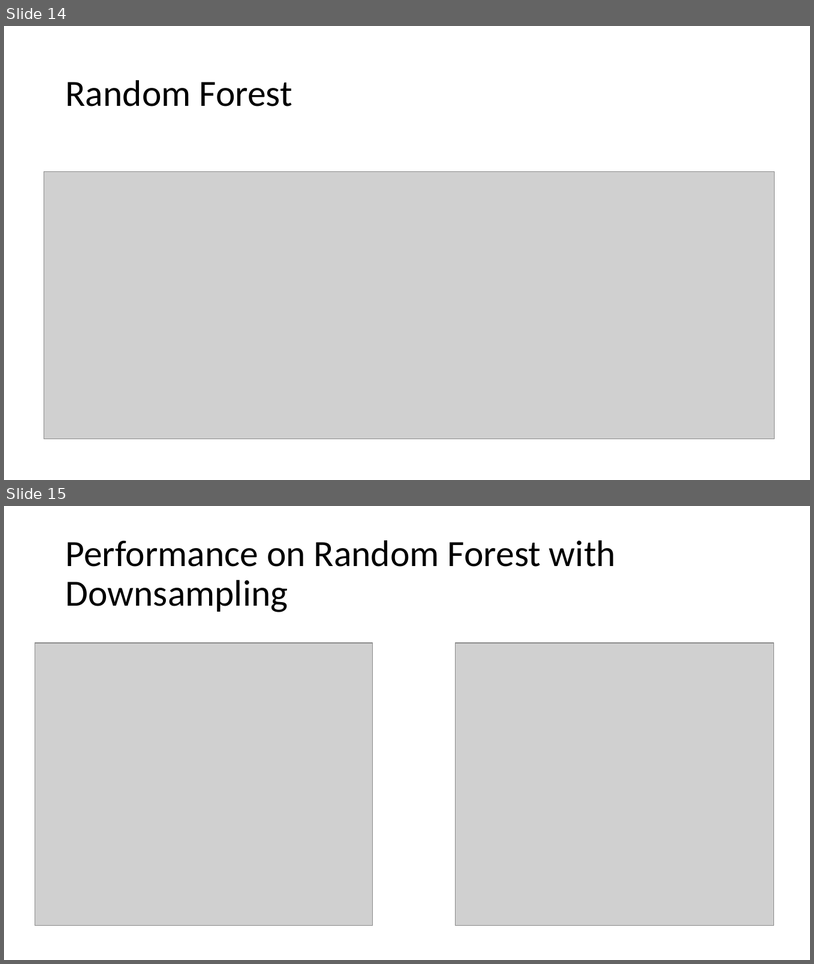
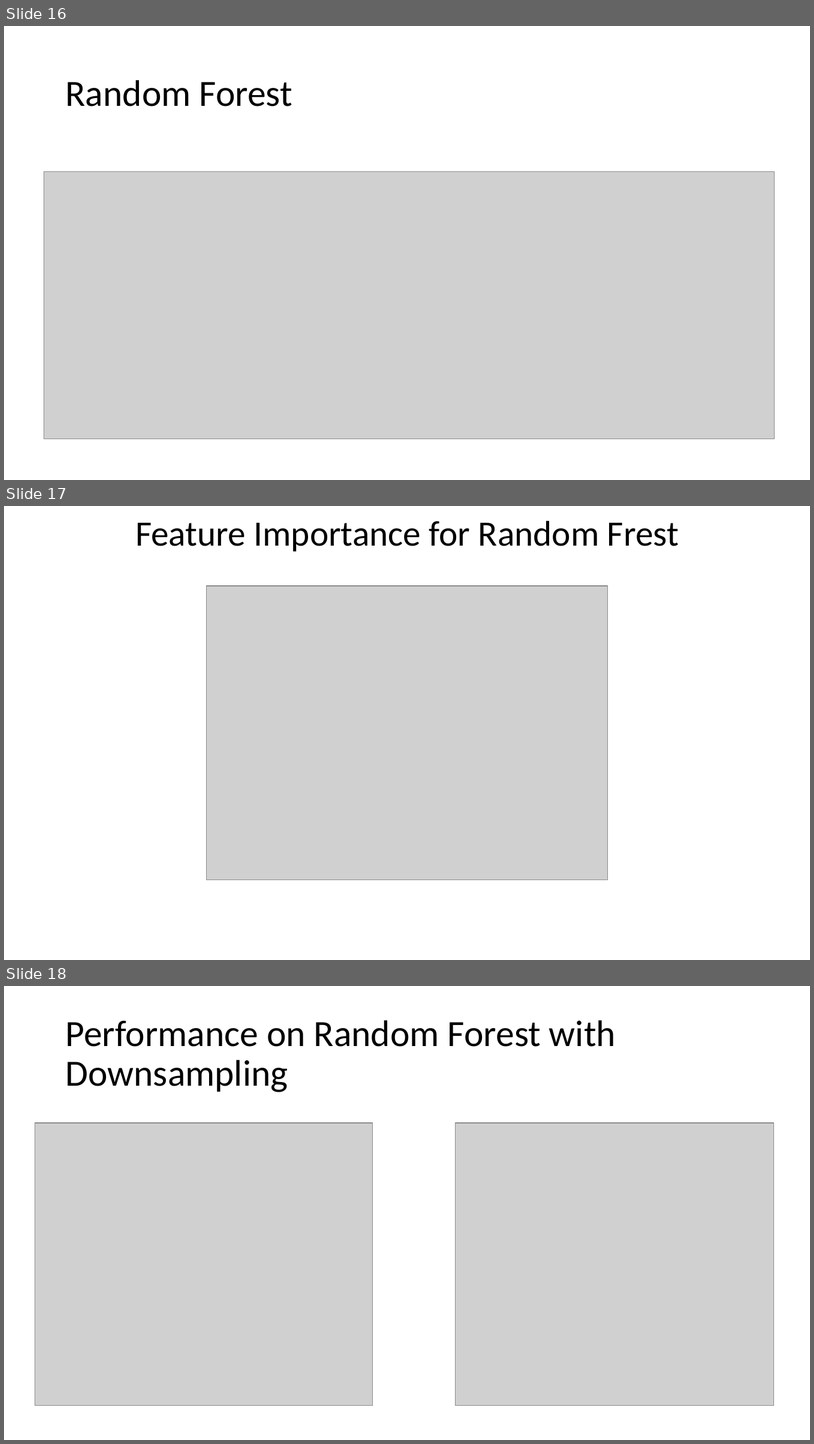
Before and after one commit to harimadhavan2000/P1, a slide deck: GBC_ML1_project_pres.pptx. Shown one above the other, each under a label of ours: slides 14 and 15 before the commit, slides 16, 17 and 18 after it. The pictures are 814x964 and 814x1444 pixels, drawn with LibreOffice and Linux fonts; fonts in the diff are those of the drawing; grey boxes stand for pictures. Boxes give left, top, right and bottom in pixels: in the first picture for what was removed or moved away, otherwise in the second. Text is boxed around its words. In the diff, an @@ line names an element or a change of style, - is before the commit and + after.

```diff
--- a/GBC_ML1_project_pres.pptx
+++ b/GBC_ML1_project_pres.pptx
@@ slide 17 added at (x1=4, y1=506, x2=810, y2=960), background #FFFFFF @@
@@ title added at (x1=135, y1=520, x2=679, y2=552), 42.4 pt, text #000000 @@
+Feature Importance for Random Frest
@@ picture added at (x1=207, y1=586, x2=608, y2=880) @@
@@ what was slide 14 is now slide 16 @@
@@ what was slide 15 is now slide 18 @@
```
Also in this commit, not shown: 4 slides changed, 5 other slides added, 1 slide removed.
